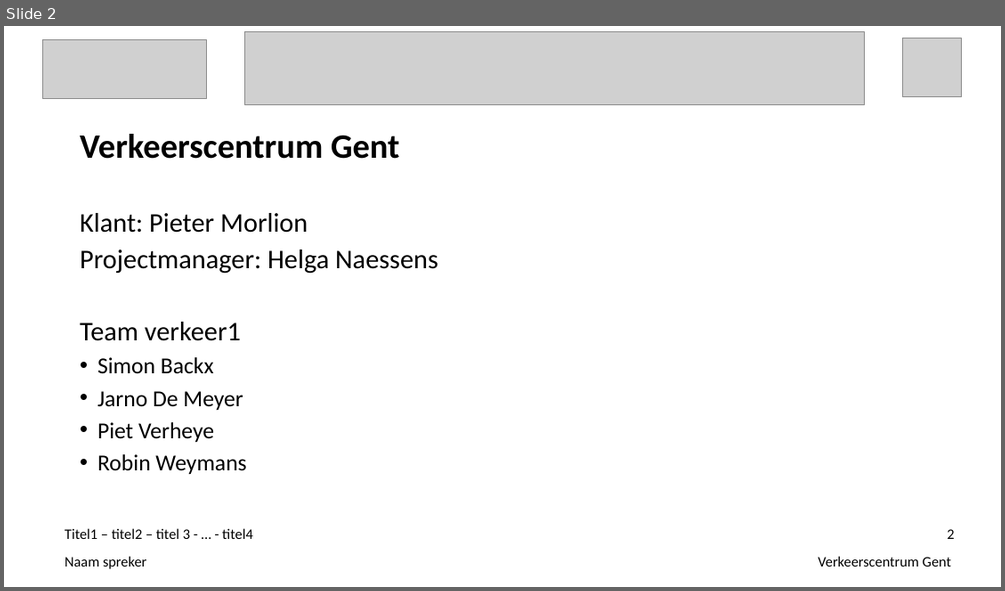
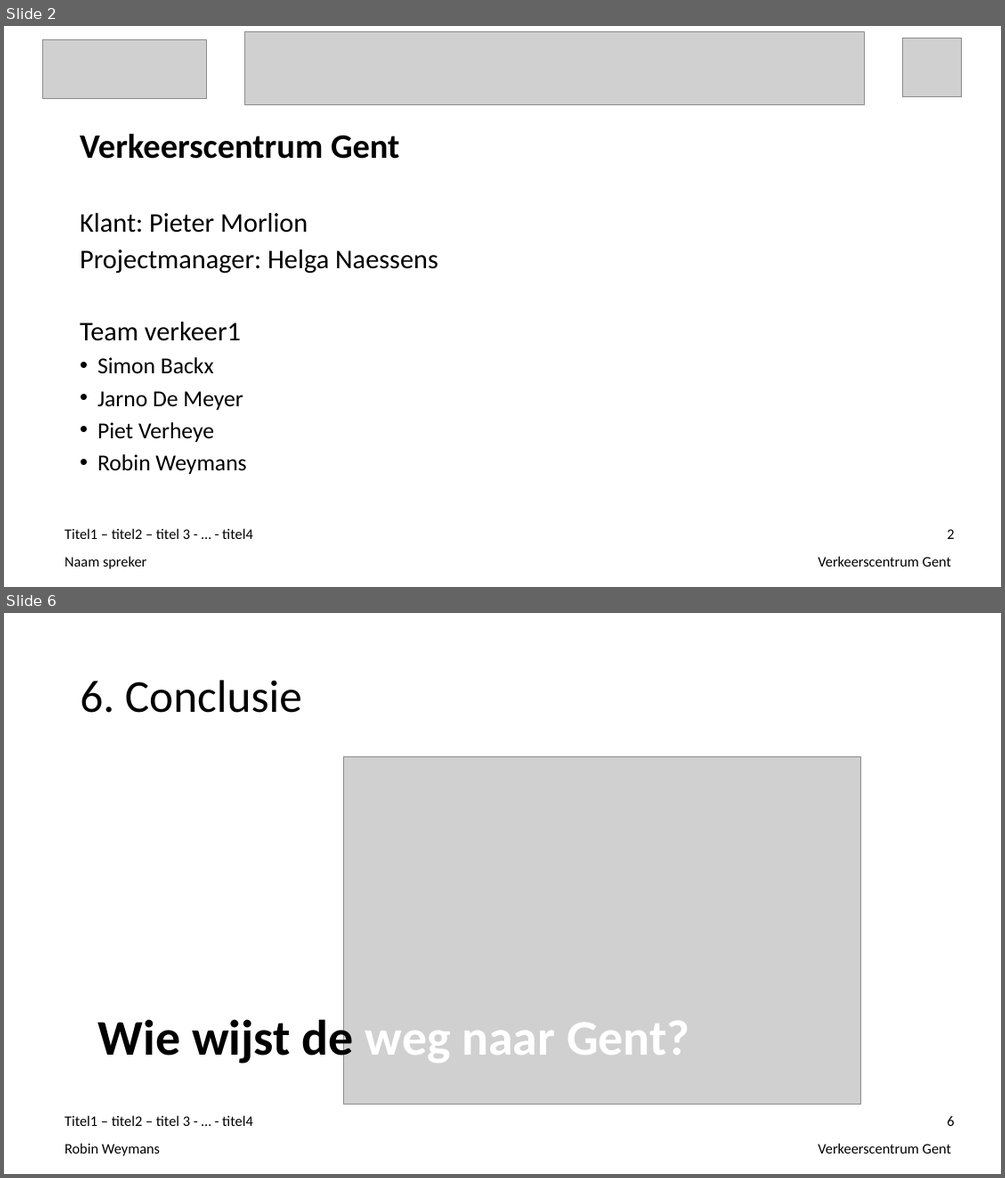
Before and after one commit to ghentlivinglab/Traffic-Travel-Time-Analyzer-1, a slide deck: Einddocumentatie/Presentatie.ppt. Shown one above the other, each under a label of ours: slide 2 before the commit, slides 2 and 6 after it; the slides between them are not shown. The pictures are 1005x591 and 1005x1178 pixels, drawn with LibreOffice and Linux fonts; fonts in the diff are those of the drawing; grey boxes stand for pictures. Boxes give left, top, right and bottom in pixels: in the first picture for what was removed or moved away, otherwise in the second. Text is boxed around its words. In the diff, an @@ line names an element or a change of style, - is before the commit and + after.

```diff
--- a/Einddocumentatie/Presentatie.ppt
+++ b/Einddocumentatie/Presentatie.ppt
@@ slide 6 added at [4,613,1001,1174], background #FFFFFF @@
@@ title added at [80,680,302,713], 44 pt, text #000000 @@
+6. Conclusie
@@ picture added at [343,757,860,1104] @@
@@ text added at [98,1013,690,1067], 48 pt, text #FFFFFF, bold @@
+Wie wijst de weg naar Gent?
@@ text added at [65,1115,253,1126], 14 pt, text #000000 @@
+Titel1 – titel2 – titel 3 - … - titel4
@@ page number added at [947,1116,954,1126], 14 pt, text #000000 @@
+6
@@ text added at [65,1143,160,1156], 14 pt, text #000000 @@
+Robin Weymans
@@ text added at [817,1143,951,1153], 14 pt, text #000000 @@
+Verkeerscentrum Gent
```
Also in this commit, not shown: 1 slide changed, 2 other slides added.
